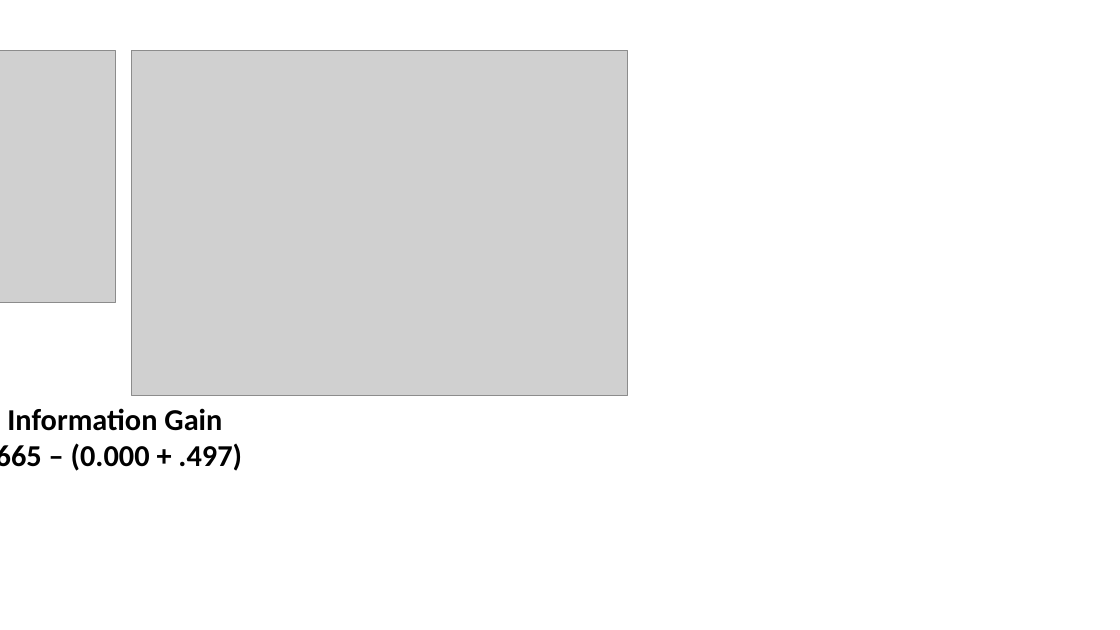
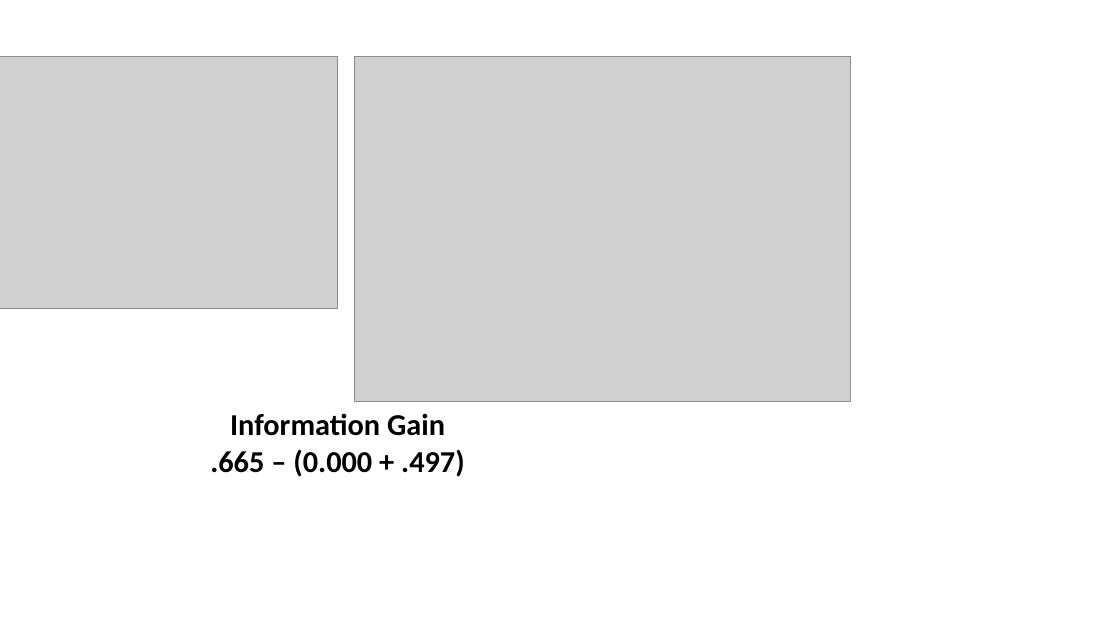
Before and after one commit to mGalarnyk/Python_Tutorials, a slide deck: slide 14 of Sklearn/DecisionTrees/powerpoint/DecisionComparison.pptx. Drawn at 1120x630 pixels with LibreOffice and Linux fonts; fonts in the diff are those of the drawing; grey boxes stand for pictures. Boxes give left, top, right and bottom in pixels: in the first picture for what was removed or moved away, otherwise in the second. Text is boxed around its words. In the diff, an @@ line names an element or a change of style, - is before the commit and + after.

```diff
--- a/Sklearn/DecisionTrees/powerpoint/DecisionComparison.pptx
+++ b/Sklearn/DecisionTrees/powerpoint/DecisionComparison.pptx
@@ picture: place and size @@
-picture at (0,50,115,302)
+picture at (0,56,338,308)
@@ picture: place and size @@
-picture at (132,50,628,396)
+picture at (355,56,850,402)
@@ text "Information Gain" rewrapped from (0,408,242,471) to (210,413,465,477) @@
```
Also in this commit, not shown: 1 slide added, 1 slide removed, 12 other files.
